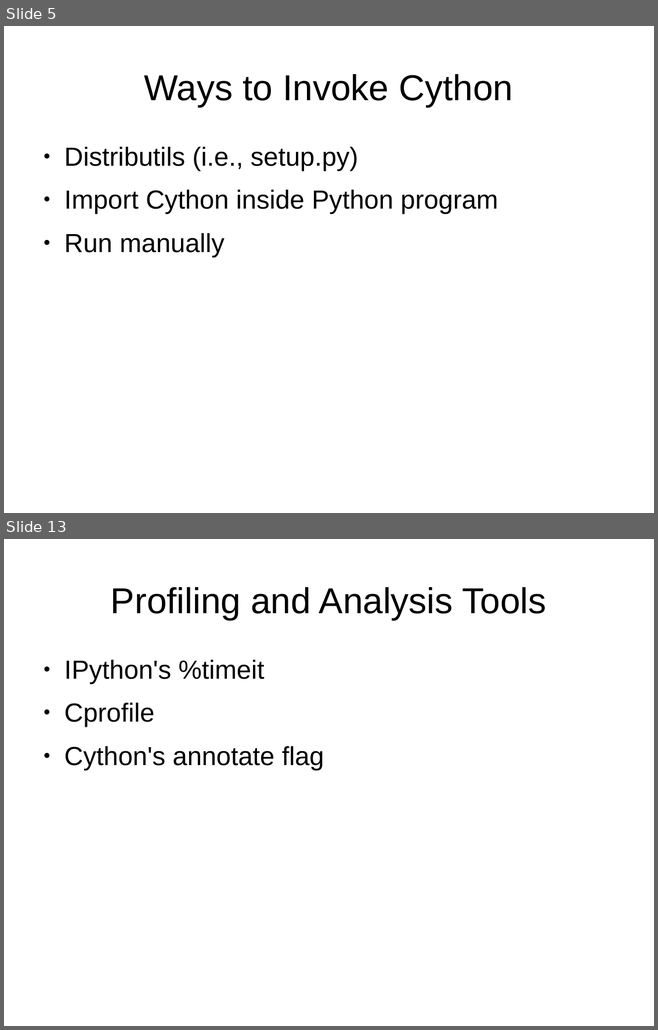
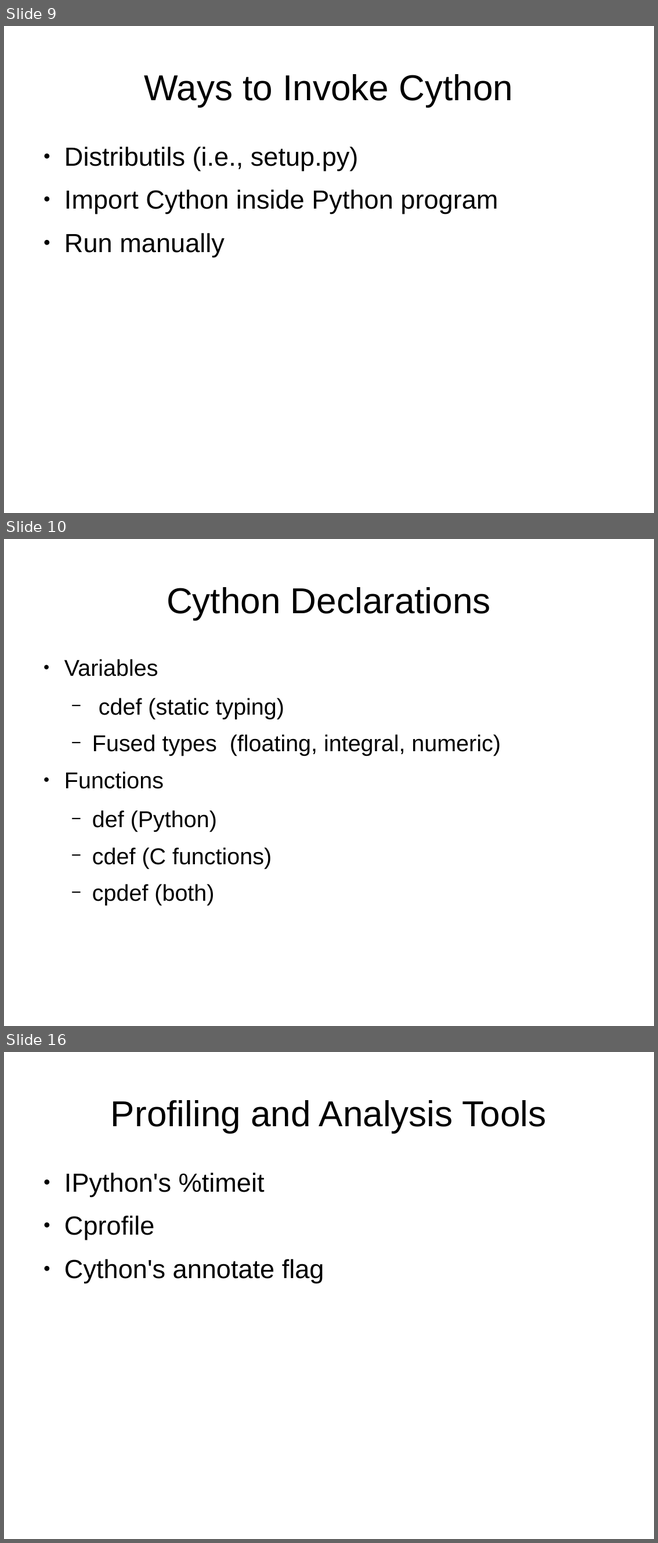
Before and after one commit to bmagill1250/757_Python_Users, a slide deck: April_2015/Cython_2015-04-08.odp. Shown one above the other, each under a label of ours: slides 5 and 13 before the commit, slides 9, 10 and 16 after it; the slides between them are not shown. The pictures are 658x1030 and 658x1543 pixels, drawn with LibreOffice and Linux fonts; fonts in the diff are those of the drawing. Boxes give left, top, right and bottom in pixels: in the first picture for what was removed or moved away, otherwise in the second. Text is boxed around its words. In the diff, an @@ line names an element or a change of style, - is before the commit and + after.

```diff
--- a/April_2015/Cython_2015-04-08.odp
+++ b/April_2015/Cython_2015-04-08.odp
@@ slide 10 added at [4,539,654,1026], background #FFFFFF @@
@@ title added at [166,587,491,620], 44 pt, text #000000 @@
+Cython Declarations
@@ text added at [64,659,500,906], 28 pt, text #000000 @@
+● Variables
+  − cdef (static typing)
+  − Fused types (floating, integral, numeric)
+● Functions
+  − def (Python)
+  − cdef (C functions)
+  − cpdef (both)
@@ what was slide 5 is now slide 9 @@
@@ what was slide 13 is now slide 16 @@
```
Also in this commit, not shown: 6 slides changed, 9 other slides added, 4 slides removed, 18 other files.
